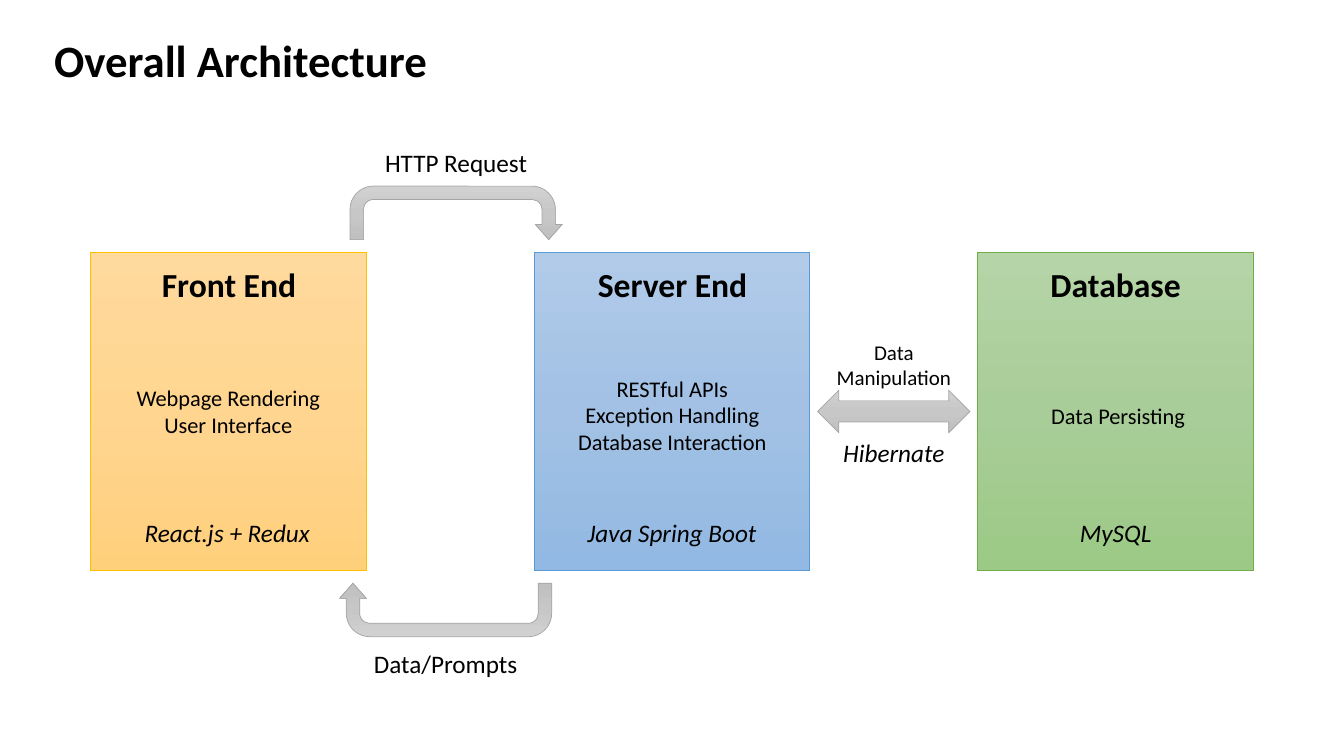
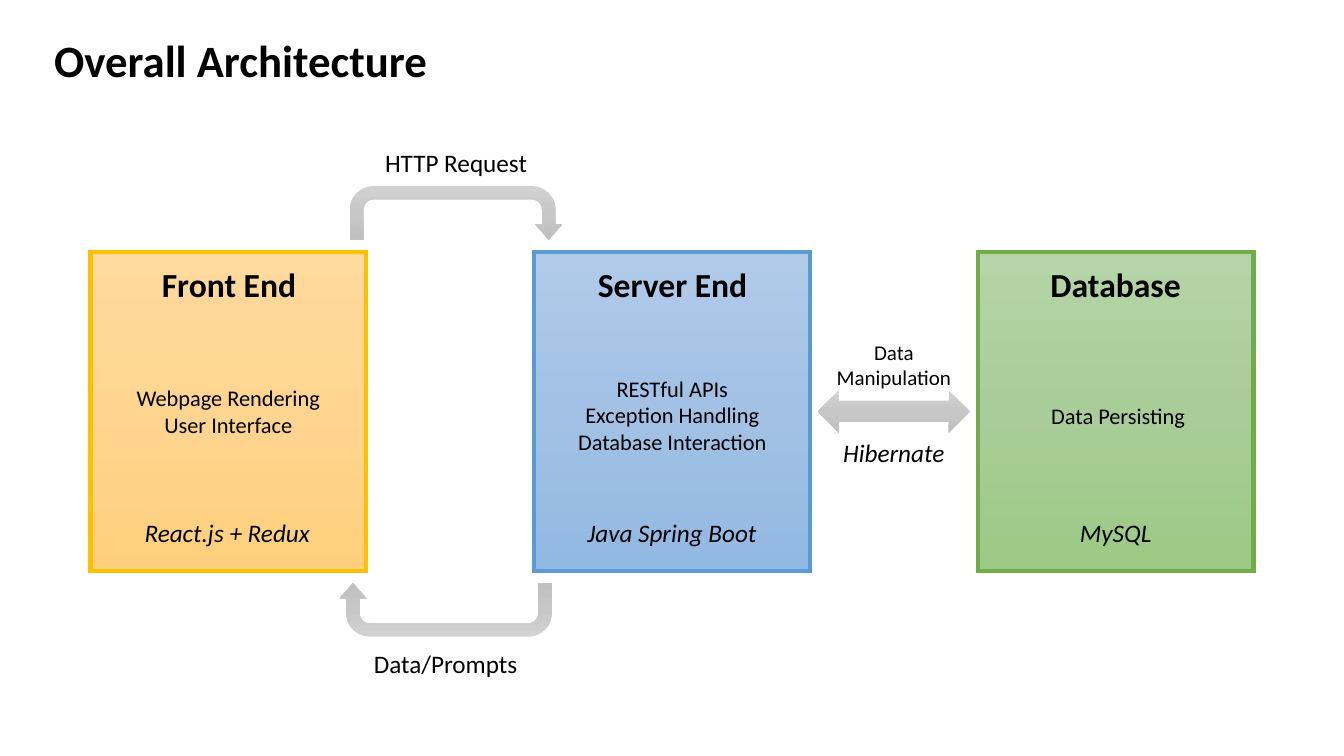
Before and after one commit to alexliuhust/PersonalProjectMT, a slide deck: slide 2 of TechPresentation.pptx. Drawn at 1344x756 pixels with LibreOffice and Linux fonts; fonts in the diff are those of the drawing. Boxes give left, top, right and bottom in pixels: in the first picture for what was removed or moved away, otherwise in the second. Text is boxed around its words. In the diff, an @@ line names an element or a change of style, - is before the commit and + after.

Commit message:
PPT completed

```diff
--- a/TechPresentation.pptx
+++ b/TechPresentation.pptx
@@ rectangle at (91, 252, 366, 571): outline #FFC000 0.5 pt to #FFC000 3 pt @@
@@ rectangle at (534, 252, 810, 571): outline #5B9BD5 0.5 pt to #5B9BD5 3 pt @@
@@ rectangle at (978, 252, 1253, 571): outline #70AD47 0.5 pt to #70AD47 3 pt @@
@@ outline #A5A5A5 0.5 pt to none in 3 elements at (350, 187, 562, 240), (340, 584, 552, 637), (818, 390, 970, 433) @@
```
Also in this commit, not shown: 1 slide added, 2 slides removed.
